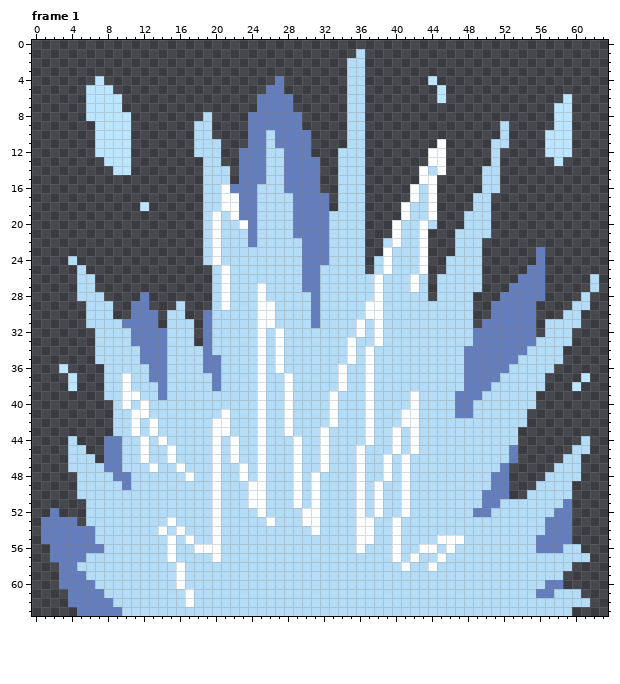
Pixel-art file -- Assets/Textures/Enemies/IcicleBees/IcicleBeeNest.aseprite. This is how it looked before the edit.
64x64 pixels, 1 frame. Colours within 5 levels of each other are drawn and written as one. Shown: frame 1. The commit also changed other frames, which this record leaves out.
The result:
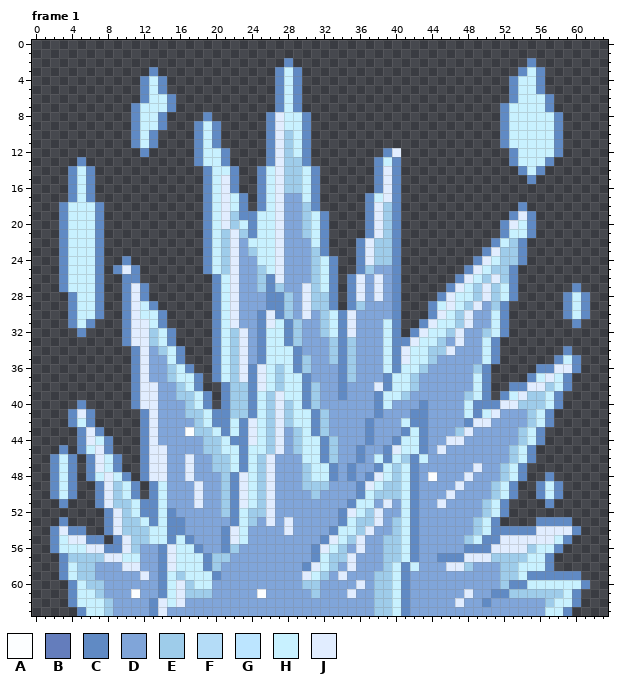
Palette (. is transparent): A #fcfeff  B #647dbc  C #608ac4  D #80a5d9  E #9eccea  F #b4dcf7  G #bce5ff  H #c8f1ff  J #e1edff
Difference:
layer "Color" added
layer "Lines" added
layer "Glitter" added
layer "Shards" added
layer "Layer 1" removed
Changed rows in their new state; - is an unchanged pixel.
Frame 1:
first column x 1:
 1 -----------------------------------.--------------------------
 2 ---------------------------C------..------------------C-------
 3 ------------C-------------CHC-----..-----------------CHC------
 4 ------.----CHC------------CHC-----..-------.--------CHHC------
 5 -----...---CHC-----------.CHC-----..--------.-------CHHC------
 6 -----....--CHHC---------..CHC-----..--------.-------CHHHC-.---
 7 -----....-CHHHC---------..CHC-----..---------------CHHHHC..---
 8 -----.....CHHC----C----..CJHHC----..---------------CHHHHHC.---
 9 ------....CHHC---CHC---..CJHHC----..---------------CHHHHHC.---
10 ------....CHC----CHC---..CJEHC----..---------------CHHHHHC.---
11 ------....CHC----CHC---..CJEHC----..--------.-----.CHHHHHC.---
12 ------....-C-----CHHC-...CJEHC---...--CJ---..-----.-CHHHHC.---
13 ----C--...-------CHHC-...CJEEC.--...-CHC---..-----.-CHHHC.----
14 ---CHC--..--------CHHC..CHJEEHC--...-CJC--...----..--CHC------
15 ---CHC------------CHJC..CHJEEHC--...-CJC--..-----..---C-------
16 ---CHC------------CHJC..CHJEEHC--...-CJC-...-----..-----------
17 ---CHC------------CHJHC.CHJDDHC.-...CHJC-...----..------------
18 --CHHHC----.------CHJHC.CHJDDEC.-...CJEC....----..---C--------
19 --CHHHC-----------CHJECCHHJDDEHC....CJEC....---...--CJC-------
20 --CHHHC-----------CHJEHCHHJDDEHC....CJEC....---...-CJHC-------
21 --CHHHC-----------CHEJECHHJDDEHC....CJEC...---....-CHHC-------
22 --CHHHC-----------CHEJDHHHJDDDHC...CJEEC...---...-CHEC--------
23 --CHHHC-----------CHEJDEHHJDDDEC...CJEEC...---...CJEEC-.------
24 --CHHHC--C--------CHEJDDHHJDDDEHC..CJEEC...--...CJHEEC-.------
25 --CHHHC-CJC-------CHEJDDEHJDDDEHC..CEDDC...--..CJHEEC-..------
26 --CHHHC--CC--------CHJDDECJDDDEHC.CJDJDC...-..CJHEJEC...-----.
27 --CHHHC--CJC-------CHJDDECEDDJEHC.CJDJDC...-.CJHEJEHC...---C-.
28 ---CHHC--CJC-------CHJDDDCCEDJEEC.CJDJDC...-CJHHEJEHC...--CHC-
29 ---CHHC.-CJHC--.---CHJDDDCCEDJEEC.CEDDDC...CHJHEJDEC...---CHC-
30 ---CHHC.-CJHHC..--.CHJDDCJCEDJDEHCJDDDDC...CJHEJDDHC...---CHC-
31 ---CHC...CJJHC...-.CHJDDCJHCEDDEHCJDDDHC..CJHHEJDDHC...-...C--
32 ----C-...CJJEHC..-.CHEJDCHHCEDDEHCJDDDHC.CJHHEJDDEHC...-...---
33 ------...CJJEHC..-.CHEJDCHHCEDDDECEDDDHCCJHHEDJDDHC........---
34 ------....CJDEHC...CHEJDCHHHCDDDECEDDDHCJHHEEJDDDHC.......C---
35 ------....CJDDHC...CHEJDCHHHCEDDECEDDDHCJHHEDDDDDHC......CHC--
36 --.----...CJDDEHC..CHEJCJHEHCEDDDCEDDDHCHHEDDDDDEC.....CCJJC--
37 ---.---...CJDDEHHC.CHEJCJHEHHCDDDCEDDDCHHEDDDDDDHC....CHJHC-.-
38 ---.---...CJJDDEHC..CEECJHEHHCEDDCDDDJCHHEDDDDDDHC..CCJJEHC.--
39 -------...CJJDDEEHC.CEECHEJHHCEDDCDDDCHHEDDDDDDEHC.CHJEEHC----
40 ----C---..CJJDDDEHC.CEECHEJEHCEDDDDDDCHDDDCDDDDHCCCJJEEEHC----
41 ---CJC--...CJDDDEEHCCEECHEJEHHCEDDDDDCDDDCCDDDDHCHJDDDEHC-----
42 ---CHC--...CJDDDDEHCCHCJHEJEHHCEDDDDCDDDHCCDDDDCJJDDDDEHC-----
43 ----CJC-...CJDDDAEEHCHCJHEJDEHCEDDDDCDDDCHCDDDEJDDDDDEHC------
44 ---.CJHC...CJDDDDDEEHCCJHEJDEHHCEDDDCDDCHHCDDJJDDDDDDEHC----.-
45 --C.CHJC...CJJDDDDEEHHCHHEJDEHHCEDDCDDCJHHCDJDDDDDDDEHC----..-
46 -CHC.CJHC..CJJDDJDDEEHCHEJDDDHHCEDDCDHCHECHDDDDDDDDDEHC---..--
47 -CHC.CJHC..CJJDDJDDEEHCHEJDDDEHHCDCDDCHEHCDDDDDDJDDEHC---...--
48 -CHC.CHJHC.CJJDDJDDDECJHEJDDDEHHCDCDCJHEHCDADDDJDDDEHC--C...--
49 -CHC..CJEHC.CHDDDJDDECJHEJDDDEEEDDDCJHEEHCDDDDJDDDEHC--CHC.---
50 -CHC..CJEHC.CHDDDJDDECJHEJDDDDEDDDDCHEEEHCDDDJDDDDEHC-.CHC.---
51 --C--.CJEEHCCHDDDJDDECJHEJDDDDDDDDCHHDJDHCDDJDDDDEHC....C..---
52 -.---..CJEHCCHCDDDDDECHEEJDDDDDDDCJHEJDDHCDDDDDDDEHC.......---
53 ..C.-..CJEEHCHCCDDDDDCHEDJDJDDDDDCHEEJDEHCDDDDDDEHC....CCCC---
54 .CJCC..CJEEEHHCCDDDDCJHDDDDJDDDDCHHEJDDEHCDDDDDDEHCCCCCJJJJC--
55 .CHJJCC.CJEEHHCHCDDDCJHDDDDDDDDCJHEJDDEEHCDDDDDEHCCJJJJJJHC---
56 -CHHHJJCCJEDDCJHHCDDCEDDDDDDDDCJHEDJDDEEHCDDDDDCCCJJJJEHHC..--
57 -.CEEEEJJHHDDCJHHHCEEDDDDDDDDDCHEEJDDDEEHCDDCCCJJJEEEEHHC....-
58 --CHEEDDDJJDDCJHHHCEDDDDDDDDDCJHEDJDDDEHCHDDDJJEDDDEEHHHC..---
59 --CHEEDDDDDJDCHEHHHCDDDDDDDDDJHEDJDDDEEHCDDDDDDDDDDEEHCCCCCC--
60 --.CHEEDDDDDDCHJEHHDDDDDDDDDDEEDDDDJDEEHCDDDDDDDDDDECCHHHHHHC-
61 ---CHHEDDDADDCHJEEEDDDDDADDDDDEDDDJDDEEHCDDDDDDJDDCCEEEEEEHC--
62 ---CHHHEDDDDCJHJDDDDDDDDDDDDDDDDDDDDDEEHCDDDDDJDDCDDDDDDEHHC.-
63 ----CHHEDDDDCJDDDDDDDDDDDDDDDDDDDDDDDEEHCDDDDDDDDDDDDDDDHHC---
